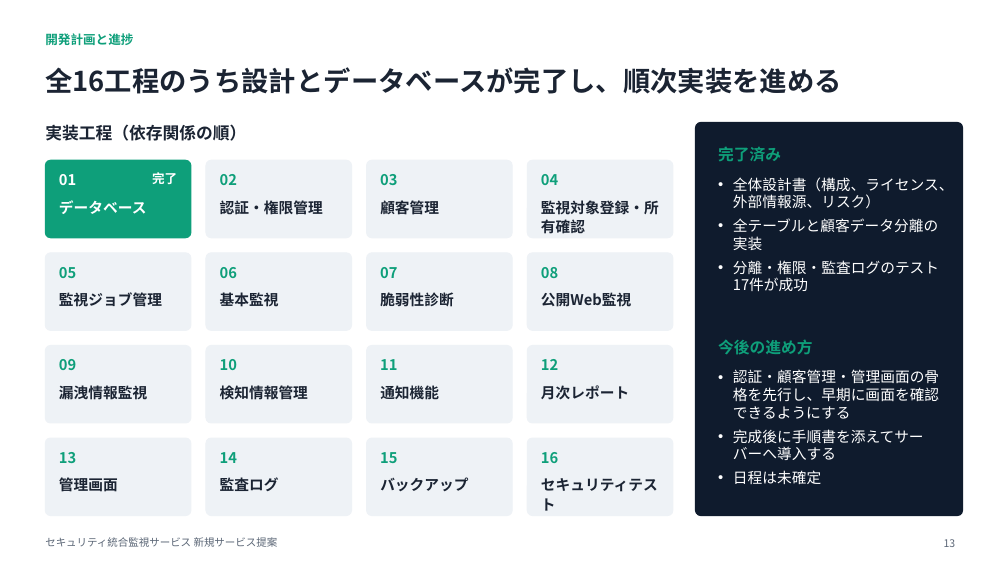
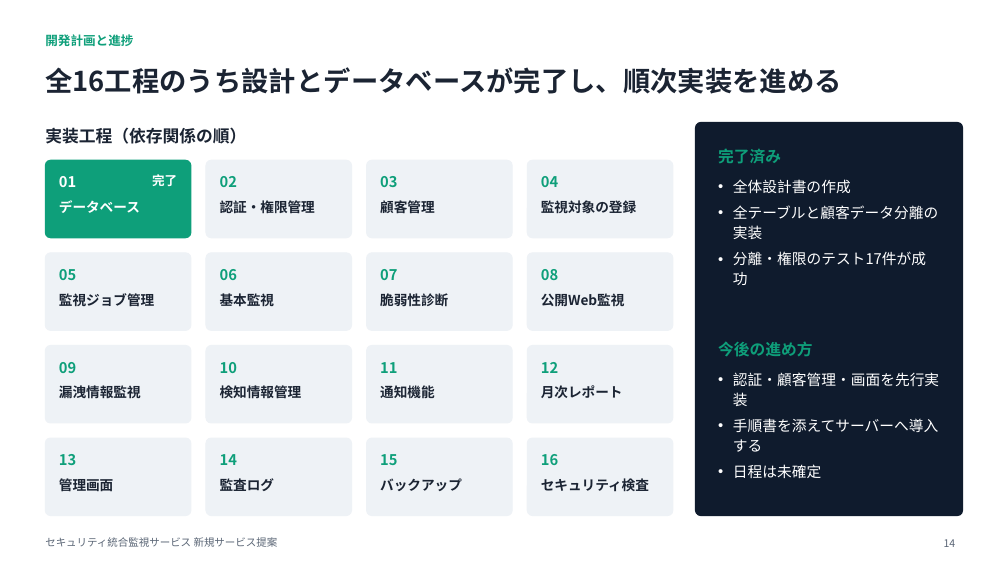
Before and after one commit to hiirocreate/DeepSec, a slide deck: slide 14 of docs/proposal/セキュリティ統合監視サービス_提案資料.pptx (slide 13 before the commit). Drawn at 1008x567 pixels with LibreOffice and Linux fonts; fonts in the diff are those of the drawing. Boxes give left, top, right and bottom in pixels: in the first picture for what was removed or moved away, otherwise in the second. Text is boxed around its words. In the diff, an @@ line names an element or a change of style, - is before the commit and + after.

```diff
--- a/docs/proposal/セキュリティ統合監視サービス_提案資料.pptx
+++ b/docs/proposal/セキュリティ統合監視サービス_提案資料.pptx
@@ text "実装工程（依存関係の順）" at (45, 127, 246, 144): line spacing 1 to 22pt @@
@@ text "完了済み" at (718, 148, 781, 164): line spacing 1 to 20pt @@
@@ text "完了" at (152, 174, 177, 186): line spacing 1 to 16pt @@
@@ text at (733, 179, 851, 193): text changed @@
-• 全体設計書（構成、ライセンス、外部情報源、リスク）
+• 全体設計書の作成
@@ size 14 to 13 pt; line spacing 1.1 to 18pt in 14 elements at (59, 200, 140, 213), (220, 200, 315, 213), (59, 293, 154, 307), (220, 293, 274, 306), (380, 293, 448, 306), (541, 293, 625, 306), (59, 384, 141, 402), (220, 384, 302, 402), (380, 384, 434, 402), (541, 385, 623, 398), (59, 477, 113, 495), (220, 478, 274, 491), (380, 478, 462, 491), (380, 199, 434, 217) @@
@@ text at (541, 200, 636, 213): text changed; size 14 to 13 pt @@
-監視対象登録・所有確認
+監視対象の登録
@@ text at (733, 205, 938, 239): line spacing 1 to 19pt @@
@@ text at (733, 251, 926, 265): text changed @@
-• 分離・権限・監査ログのテスト17件が成功
+• 分離・権限のテスト17件が成功
@@ text "今後の進め方" at (718, 341, 812, 357): line spacing 1 to 20pt @@
@@ text at (733, 372, 939, 452): text changed @@
-• 認証・顧客管理・管理画面の骨格を先行し、早期に画面を確認できるようにする
-• 完成後に手順書を添えてサーバーへ導入する
+• 認証・顧客管理・画面を先行実装
+• 手順書を添えてサーバーへ導入する
@@ line spacing 1 to 19pt in 16 elements at (59, 176, 76, 187), (220, 176, 237, 187), (380, 176, 397, 187), (541, 176, 558, 187), (59, 269, 76, 280), (220, 269, 237, 280), (380, 269, 397, 280), (541, 269, 558, 280), (59, 362, 76, 373), (220, 362, 237, 373), (380, 362, 397, 373), (541, 362, 558, 373), (59, 454, 76, 465), (220, 454, 237, 465), (380, 454, 397, 465), (541, 454, 558, 465) @@
@@ text at (541, 478, 649, 492): text changed; size 14 to 13 pt @@
-セキュリティテスト
+セキュリティ検査
@@ text at (733, 464, 821, 478): line spacing 1 to 19pt @@
@@ page number at (944, 539, 956, 547): text changed @@
-13
+14
```
Also in this commit, not shown: 14 other slides changed, 1 slide added.
